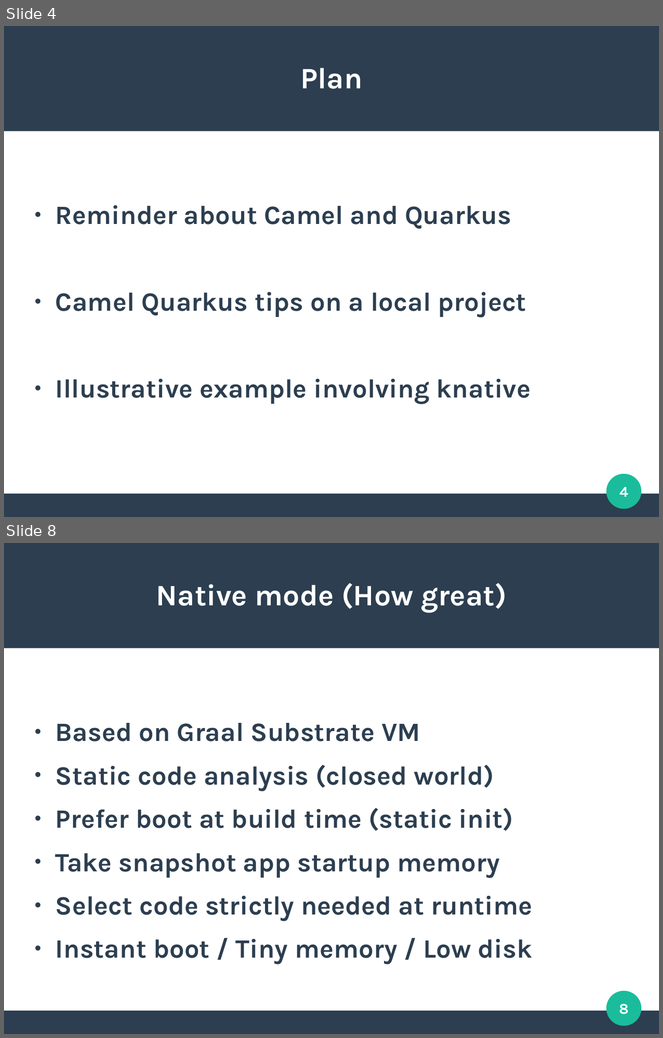
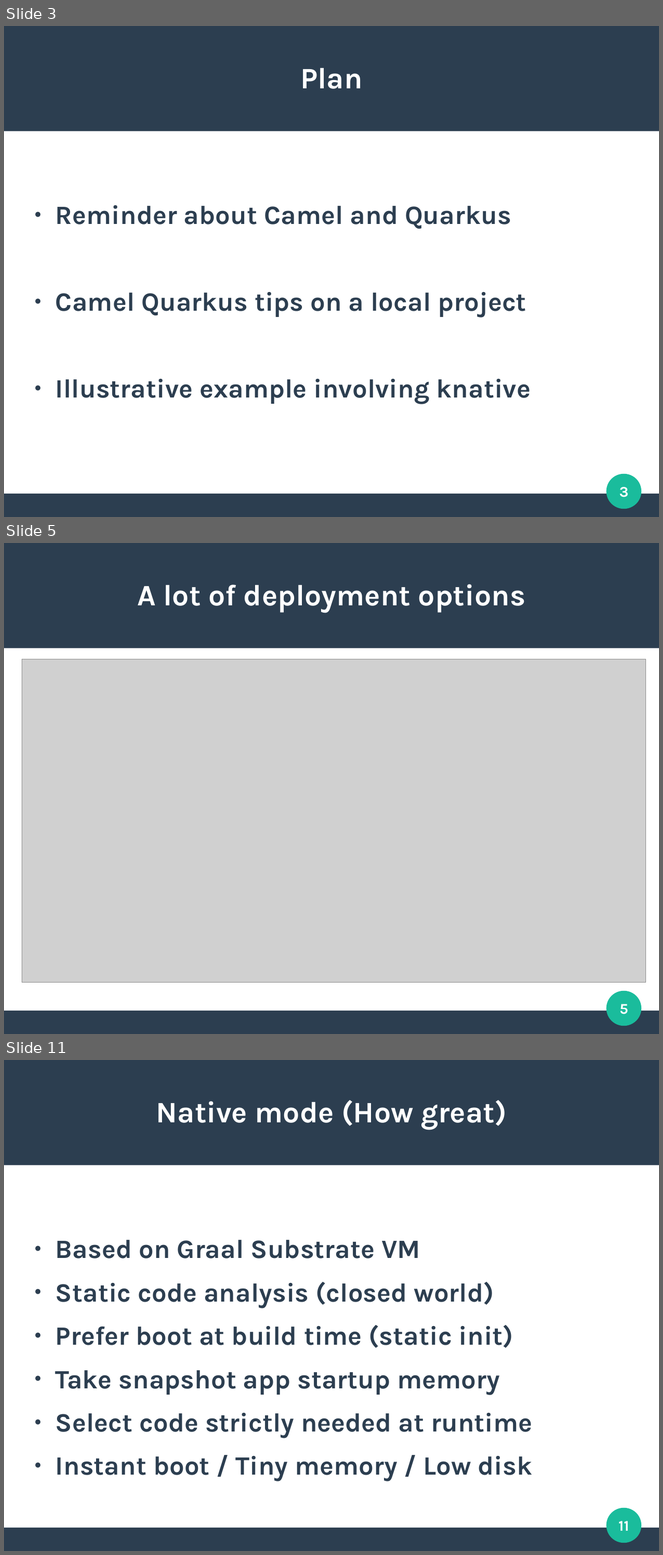
Before and after one commit to aldettinger/integration-in-the-cloud-era-with-camel-quarkus, a slide deck: Integration In The Cloud Era With Camel Quarkus.odp. Shown one above the other, each under a label of ours: slides 4 and 8 before the commit, slides 3, 5 and 11 after it; the slides between them are not shown. The pictures are 663x1038 and 663x1555 pixels, drawn with LibreOffice and Linux fonts; fonts in the diff are those of the drawing; grey boxes stand for pictures. Boxes give left, top, right and bottom in pixels: in the first picture for what was removed or moved away, otherwise in the second. Text is boxed around its words. In the diff, an @@ line names an element or a change of style, - is before the commit and + after.

```diff
--- a/Integration In The Cloud Era With Camel Quarkus.odp
+++ b/Integration In The Cloud Era With Camel Quarkus.odp
@@ slide 5 added at (4,543,659,1034), background #FFFFFF; not listed: 3 template elements that a slide beside it also shows @@
@@ title added at (137,584,526,613), 36 pt, text #FFFFFF, bold @@
+A lot of deployment options
@@ picture added at (22,659,646,983) @@
@@ page number added at (620,1004,629,1015), 18 pt, text #FFFFFF, bold @@
+5
@@ what was slide 4 is now slide 3 @@
@@ page number at (620,487,629,498): text changed @@
-4
+3
@@ what was slide 8 is now slide 11 @@
@@ page number at (619,1521,629,1531): text changed @@
-8
+11
```
Also in this commit, not shown: 6 slides changed, 3 other slides added, 1 slide removed, 4 other files.
